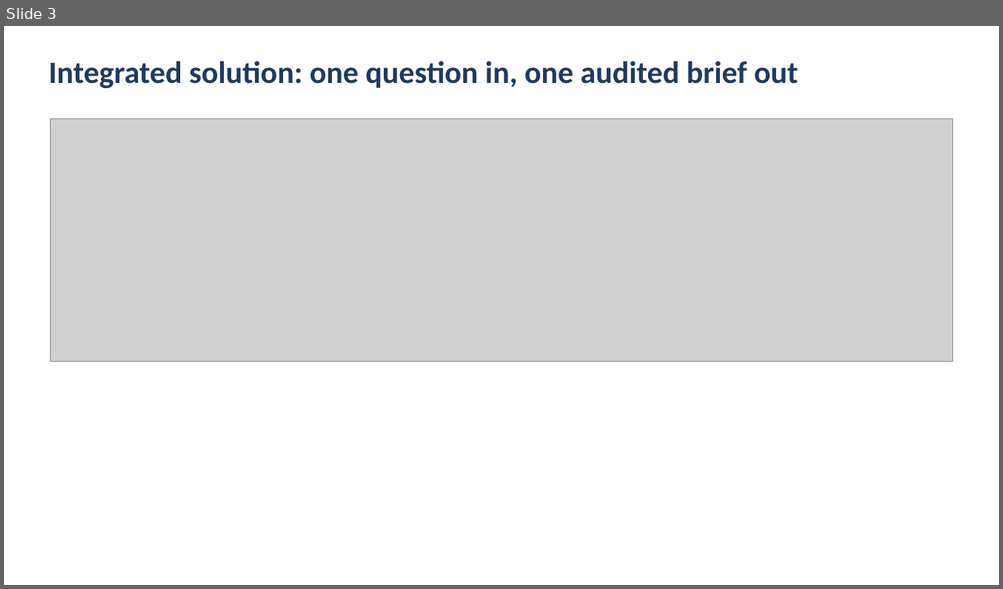
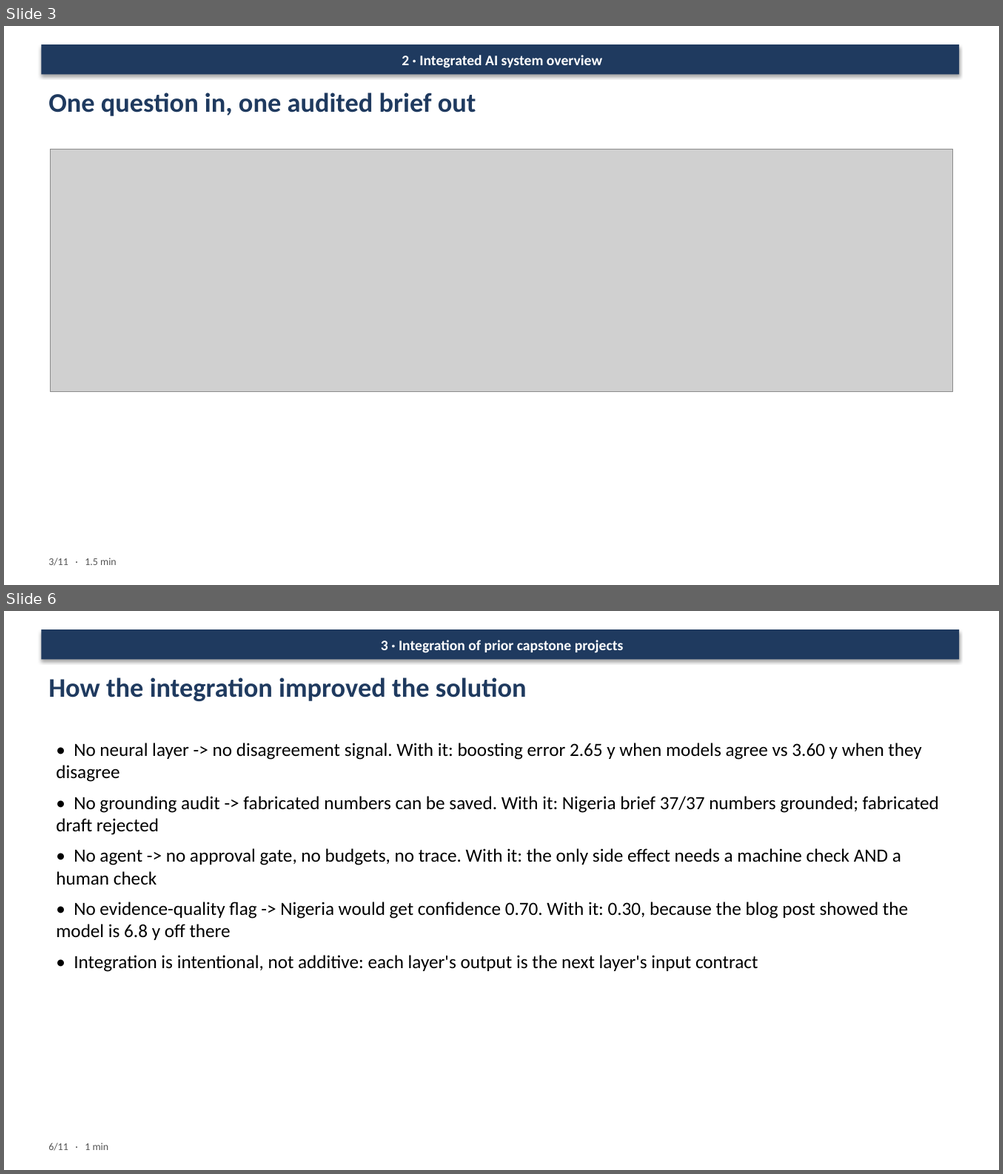
Before and after one commit to doellingcameron92/Industry-Integrated-AI-Synthesis, a slide deck: presentation/Mentor_Presentation.pptx. Shown one above the other, each under a label of ours: slide 3 before the commit, slides 3 and 6 after it; the slides between them are not shown. The pictures are 1003x589 and 1003x1174 pixels, drawn with LibreOffice and Linux fonts; fonts in the diff are those of the drawing; grey boxes stand for pictures. Boxes give left, top, right and bottom in pixels: in the first picture for what was removed or moved away, otherwise in the second. Text is boxed around its words. In the diff, an @@ line names an element or a change of style, - is before the commit and + after.

```diff
--- a/presentation/Mentor_Presentation.pptx
+++ b/presentation/Mentor_Presentation.pptx
@@ slide 6 added at bbox=[4, 611, 999, 1170], background #FFFFFF @@
@@ rectangle added at bbox=[41, 629, 959, 660], fill #1F3A5F, 14 pt, text #FFFFFF, bold @@
+3 · Integration of prior capstone projects
@@ text added at bbox=[48, 678, 526, 701], 26 pt, text #1F3A5F, bold @@
+How the integration improved the solution
@@ text added at bbox=[56, 743, 939, 972], 18 pt, text #000000 @@
+• No neural layer -> no disagreement signal. With it: boosting error 2.65 y when models agree vs 3.60 y when they disagree
+• No grounding audit -> fabricated numbers can be saved. With it: Nigeria brief 37/37 numbers grounded; fabricated draft rejected
+• No agent -> no approval gate, no budgets, no trace. With it: the only side effect needs a machine check AND a human check
+• No evidence-quality flag -> Nigeria would get confidence 0.70. With it: 0.30, because the blog post showed the model is 6.8 y off there
+• Integration is intentional, not additive: each layer's output is the next layer's input contract
@@ text added at bbox=[48, 1143, 109, 1151], 10 pt, text #555555 @@
+6/11 · 1 min
@@ slide 3 changed as well @@
@@ rectangle added at bbox=[41, 44, 959, 75], fill #1F3A5F, 14 pt, text #FFFFFF, bold @@
+2 · Integrated AI system overview
@@ text at bbox=[48, 93, 476, 116]: text changed; size 30 to 26 pt @@
-Integrated solution: one question in, one audited brief out
+One question in, one audited brief out
@@ picture: place and size @@
-picture at bbox=[51, 119, 953, 362]
+picture at bbox=[51, 149, 953, 392]
@@ text added at bbox=[48, 558, 116, 566], 10 pt, text #555555 @@
+3/11 · 1.5 min
```
Also in this commit, not shown: 3 other slides changed, 10 other slides added, 9 slides removed, 4 other files.
